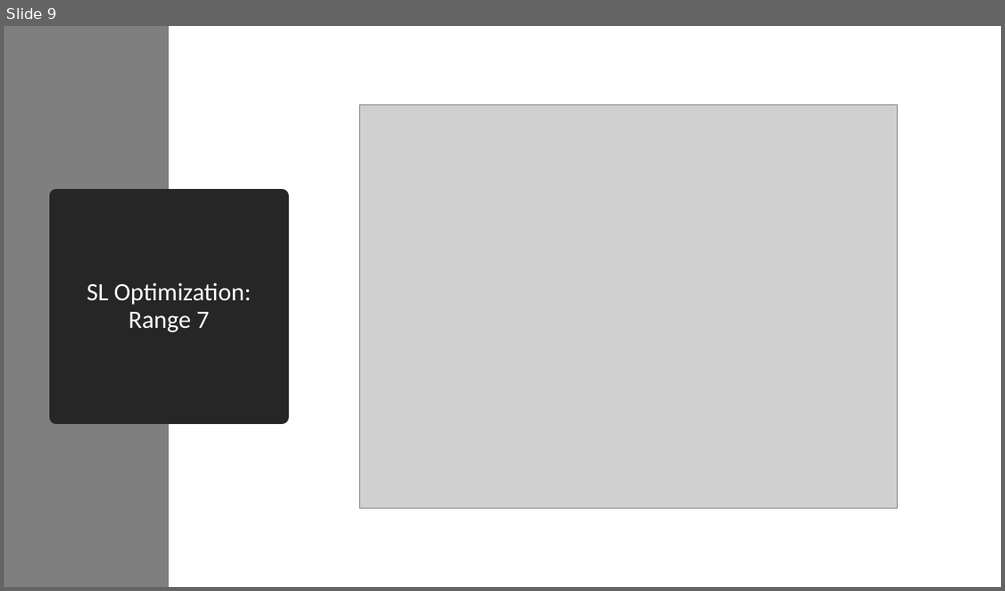
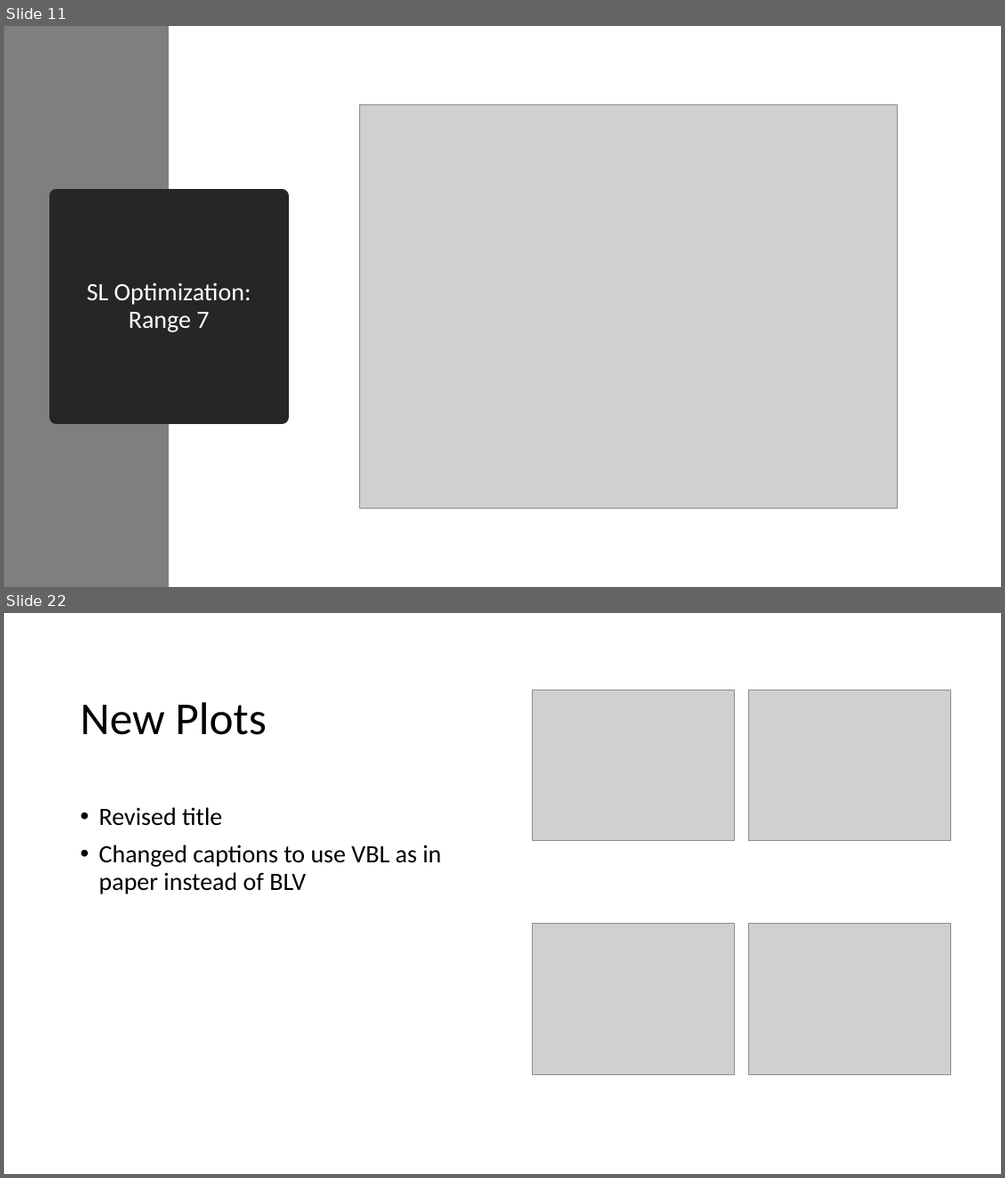
Before and after one commit to akashlevy/RRAM-RADAR-Tuning, a slide deck: presentations/Updates 6-2-20.pptx. Shown one above the other, each under a label of ours: slide 9 before the commit, slides 11 and 22 after it; the slides between them are not shown. The pictures are 1005x591 and 1005x1178 pixels, drawn with LibreOffice and Linux fonts; fonts in the diff are those of the drawing; grey boxes stand for pictures. Boxes give left, top, right and bottom in pixels: in the first picture for what was removed or moved away, otherwise in the second. Text is boxed around its words. In the diff, an @@ line names an element or a change of style, - is before the commit and + after.

```diff
--- a/presentations/Updates 6-2-20.pptx
+++ b/presentations/Updates 6-2-20.pptx
@@ slide 22 added at [4,613,1001,1174], background #FFFFFF @@
@@ picture added at [533,690,734,840] @@
@@ picture added at [749,690,950,840] @@
@@ title added at [81,702,267,735], 44 pt, text #000000 @@
+New Plots
@@ text added at [99,807,441,894], 24 pt, text #000000 @@
+• Revised title
+• Changed captions to use VBL as in paper instead of BLV
@@ picture added at [533,924,734,1074] @@
@@ picture added at [749,924,950,1074] @@
@@ what was slide 9 is now slide 11 @@
```
Also in this commit, not shown: 1 slide changed, 11 other slides added, 1 slide removed, 38 other files.
